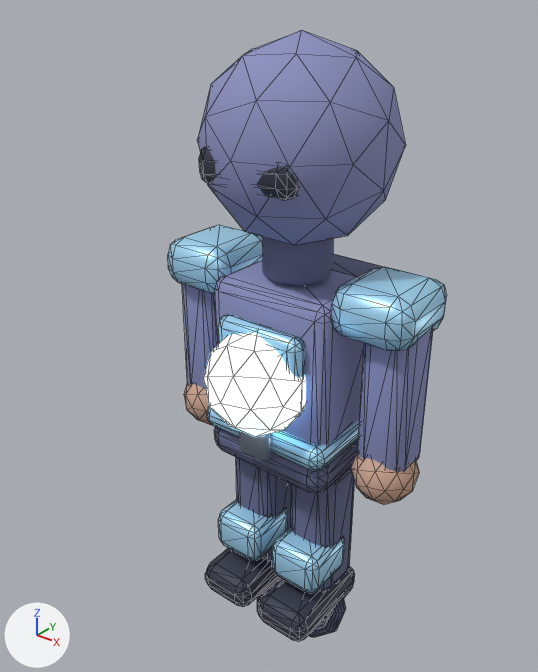
What one commit did to the glTF model public/assets/models/characters/slinger.glb.
Rendered twice from a 50 mm camera at (1.33, -1.81, 2.17) aimed at (-0.12, 0.0, 1.05). The lights are fixed; the arrows at lower left show +X, +Y and +Z. The picture after the commit comes second. Mesh edges are drawn as thin lines on the coarser meshes. Where no turn or scale is listed for an object, it has been applied to the vertices.

In view in the first picture: 'arm.R', 'boot.R', 'core', 'crest.hood', 'knee.L', 'knee.R', 'leg.R', 'neckGuard', 'shoulder.L', 'shoulder.R', 'torso', 'tunicHem' and 12 more.
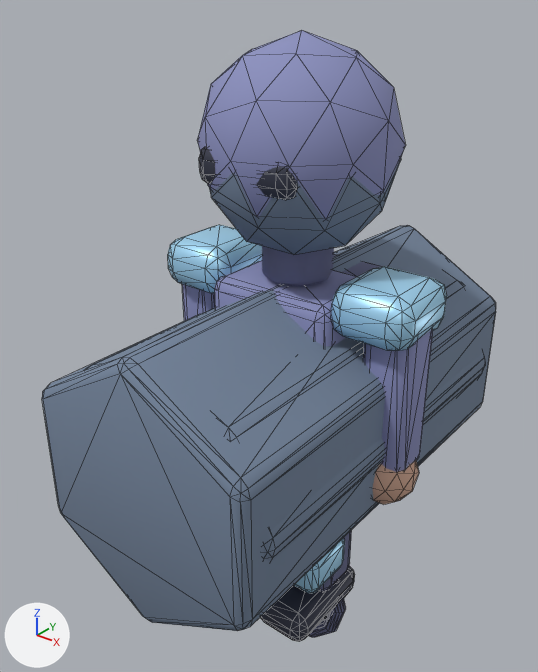
Changed parts and their boxes (x1, y1, x2, y2) in the pictures (538 x 672 px):
'LOD2_PROXY_body', added: after (42, 225, 496, 631)
'LOD1_PROXY_body', added (mostly hidden): after (87, 250, 485, 562)
'LOD2_PROXY_head', added: after (209, 159, 401, 255)
'torso', unchanged, covered by the edit: before (215, 260, 364, 445); after (215, 260, 358, 346)
'core', unchanged, covered by the edit: before (203, 333, 306, 437)
'leg.R', unchanged, covered by the edit: before (291, 469, 355, 591); after (318, 530, 352, 591)
'knee.R', unchanged, covered by the edit: before (272, 527, 345, 593); after (294, 539, 345, 593)

The change in detail:
Material 'MAT_LODProxy' (mat_mat_lodproxy) is new.
Its base color is (0.18, 0.24, 0.34) (greyish blue #76869e).
Its metallic is 0.05.
Its roughness is 0.92.
Mesh me_icosphere_090 is new.
It is an icosphere of 80 faces spanning x -0.285..0.285, y -0.3..0.3, z -0.3..0.3.
It uses material mat_mat_lodproxy (greyish blue #76869e).
Mesh me_cylinder_056 is new.
It has 84 vertices, 164 faces and spans x -0.4..0.4, y -0.75..0.75, z -0.45..0.45.
It uses material mat_mat_lodproxy (greyish blue #76869e).
Mesh me_cylinder_055 is new.
It has 112 vertices, 220 faces and spans x -0.414..0.414, y -0.675..0.675, z -0.414..0.414.
It uses material mat_mat_lodproxy (greyish blue #76869e).
Object 'LOD2_PROXY_head' (ob_lod2_proxy_head) is new; it shows me_icosphere_090.
Its location is (0.0, 0.0, 1.68).
Object 'LOD2_PROXY_body' (ob_lod2_proxy_body) is new; it shows me_cylinder_056.
Its location is (0.0, 0.0, 0.84).
Object 'LOD1_PROXY_body' (ob_lod1_proxy_body) is new; it shows me_cylinder_055.
Its location is (0.0, 0.0, 0.84).
